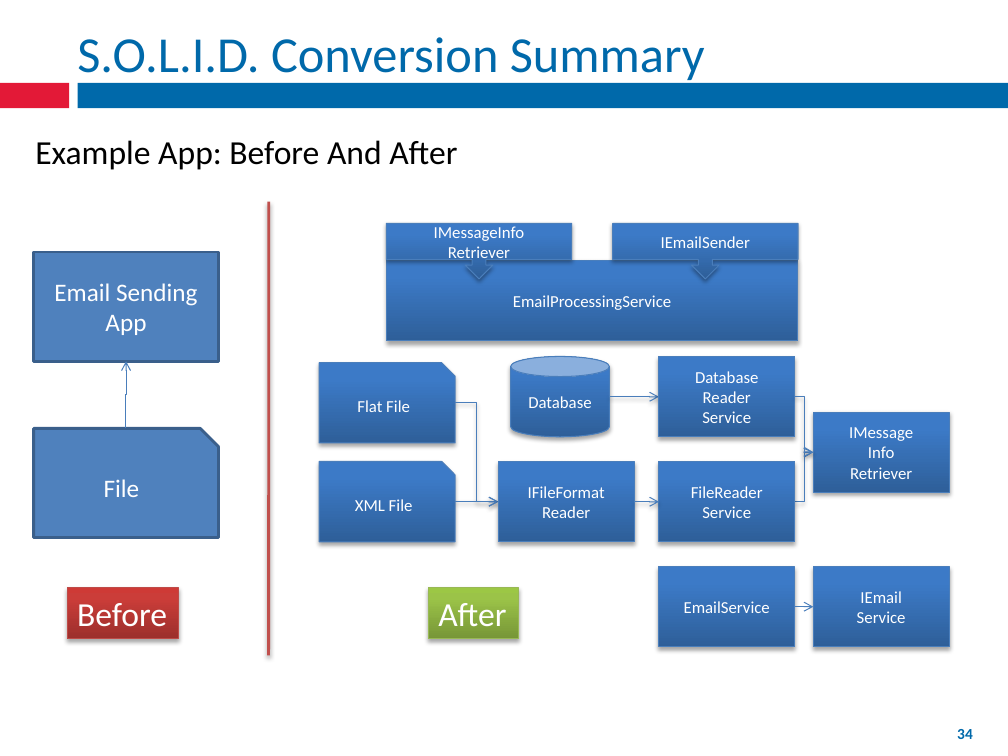
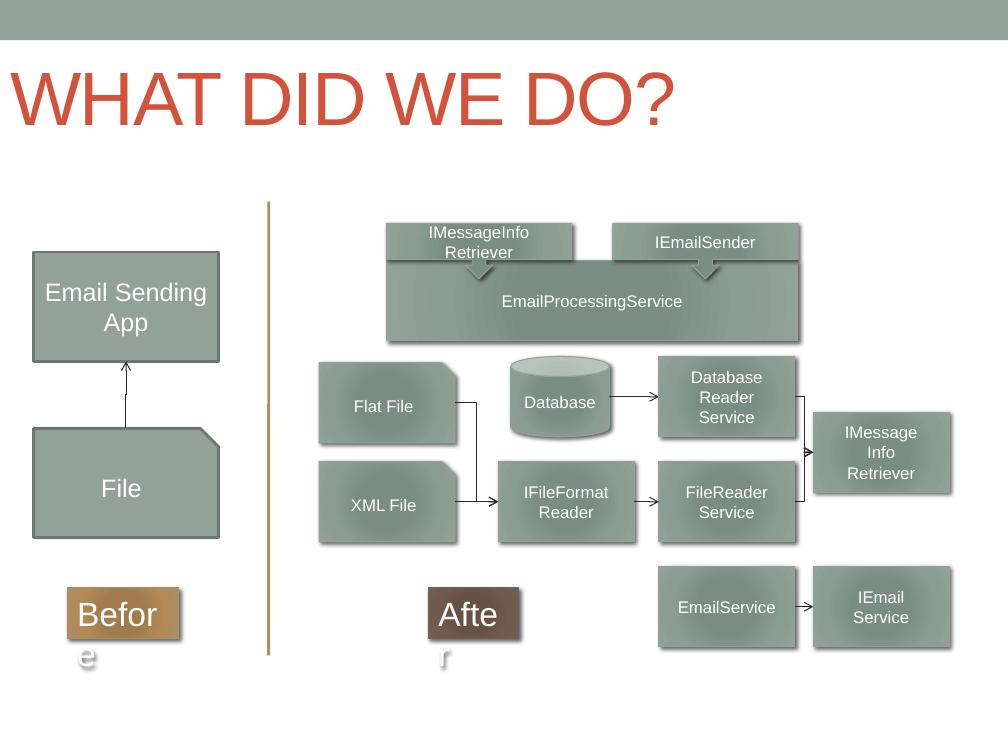
Before and after one commit to mxriverlynn/presentations-and-training, a slide deck: slide 31 of SOLID Principles - Step By Step Code/SOLID Principles Presentation.pptx (slide 34 before the commit). Drawn at 1008x756 pixels with LibreOffice and Linux fonts; fonts in the diff are those of the drawing; background and template pictures are left out. Boxes give left, top, right and bottom in pixels: in the first picture for what was removed or moved away, otherwise in the second. Text is boxed around its words. In the diff, an @@ line names an element or a change of style, - is before the commit and + after.

Commit message:
reformatted SOLID slides to a different powerpoint theme. took out a few slides that aren't needed, etc.

```diff
--- a/SOLID Principles - Step By Step Code/SOLID Principles Presentation.pptx
+++ b/SOLID Principles - Step By Step Code/SOLID Principles Presentation.pptx
@@ rectangle resized from (x1=78, y1=83, x2=1008, y2=108) to (x1=0, y1=0, x2=1008, y2=40) @@
@@ rectangle at (x1=0, y1=0, x2=1008, y2=40): fill #0069AA to #93A299 @@
@@ title removed at (x1=77, y1=37, x2=705, y2=80) @@
-S.O.L.I.D. Conversion Summary
@@ rectangle removed at (x1=0, y1=83, x2=70, y2=108) @@
@@ text added at (x1=10, y1=72, x2=677, y2=126), 54 pt, text #D2533C @@
+WHAT DID WE DO?
@@ text removed at (x1=35, y1=140, x2=457, y2=170) @@
-Example App: Before And After
@@ line (269, 202) - (268, 655): stroke #C0504D 2 pt to #AD8F67 2.08 pt @@
@@ rectangle "Email Sending App" at (x1=33, y1=252, x2=218, y2=361): font Calibri to Arial; fill #4F81BD to #93A299; outline #3A5F8C 2 pt to #6D7871 2.08 pt @@
@@ elbow arrow (126, 428) - (126, 361): stroke #4B7EBC 0.75 pt to #292934 0.75 pt @@
@@ elbow arrow (455, 403) - (498, 502): stroke #4B7EBC 0.75 pt to #292934 0.75 pt @@
@@ elbow arrow (610, 397) - (659, 397): stroke #4B7EBC 0.75 pt to #292934 0.75 pt @@
@@ elbow arrow (794, 397) - (813, 453): stroke #4B7EBC 0.75 pt to #292934 0.75 pt @@
@@ snip rect "File" at (x1=33, y1=428, x2=218, y2=537): font Calibri to Arial; fill #4F81BD to #93A299; outline #3A5F8C 2 pt to #6D7871 2.08 pt @@
@@ elbow arrow (794, 502) - (813, 453): stroke #4B7EBC 0.75 pt to #292934 0.75 pt @@
@@ elbow arrow (455, 502) - (498, 502): stroke #4B7EBC 0.75 pt to #292934 0.75 pt @@
@@ elbow arrow (634, 502) - (659, 502): stroke #4B7EBC 0.75 pt to #292934 0.75 pt @@
@@ font Calibri to Arial; fill gradient #2F5F99 to #3D7CC7 to #3A7CCB to gradient #7B8E82 to #7B8D83 to #8A9E92 to #93A299; outline #4B7EBC 0.75 pt to #93A299 0.75 pt; shadow changed in 12 elements at (x1=386, y1=260, x2=797, y2=341), (x1=386, y1=224, x2=572, y2=279), (x1=613, y1=224, x2=798, y2=279), (x1=813, y1=412, x2=950, y2=493), (x1=320, y1=363, x2=456, y2=444), (x1=320, y1=462, x2=456, y2=542), (x1=498, y1=462, x2=634, y2=542), (x1=659, y1=462, x2=795, y2=542), (x1=511, y1=357, x2=610, y2=437), (x1=659, y1=357, x2=795, y2=437), (x1=813, y1=566, x2=950, y2=647), (x1=659, y1=566, x2=795, y2=647) @@
@@ rectangle "Before" at (x1=68, y1=588, x2=178, y2=638): font Calibri to Arial; fill gradient #9C2F2D to #CB3E3A to #CE3B37 to gradient #A37D49 to #A07C4C to #B38B55 to #AD8F67; outline #BF4C48 0.75 pt to #AD8F67 0.75 pt; shadow changed @@
@@ rectangle "After" at (x1=428, y1=588, x2=518, y2=638): font Calibri to Arial; fill gradient #779737 to #9BC348 to #9DC746 to gradient #685044 to #665145 to #725A4D to #726056; outline #98B955 0.75 pt to #726056 0.75 pt; shadow changed @@
@@ elbow arrow (794, 607) - (813, 607): stroke #4B7EBC 0.75 pt to #292934 0.75 pt @@
@@ page number removed at (x1=957, y1=729, x2=973, y2=739) @@
-34
```
Also in this commit, not shown: 28 other slides changed, 7 slides added, 10 slides removed.
